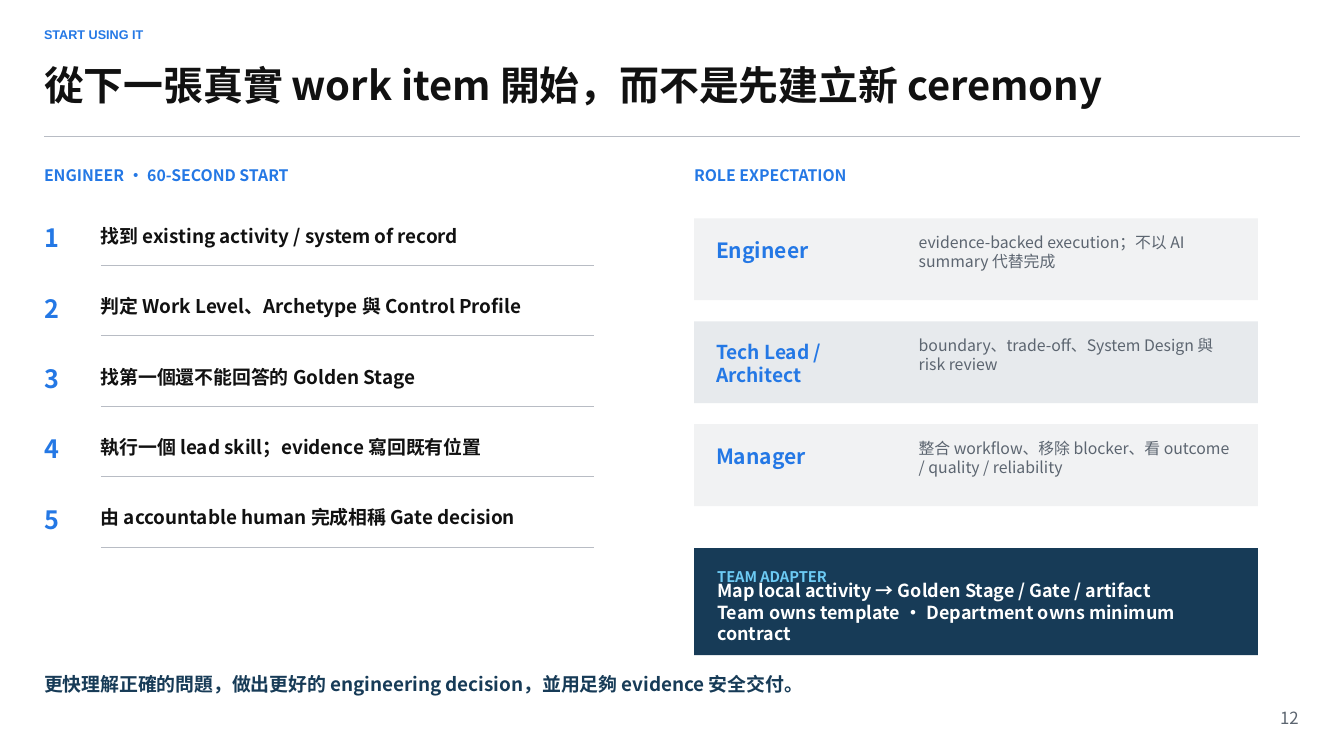
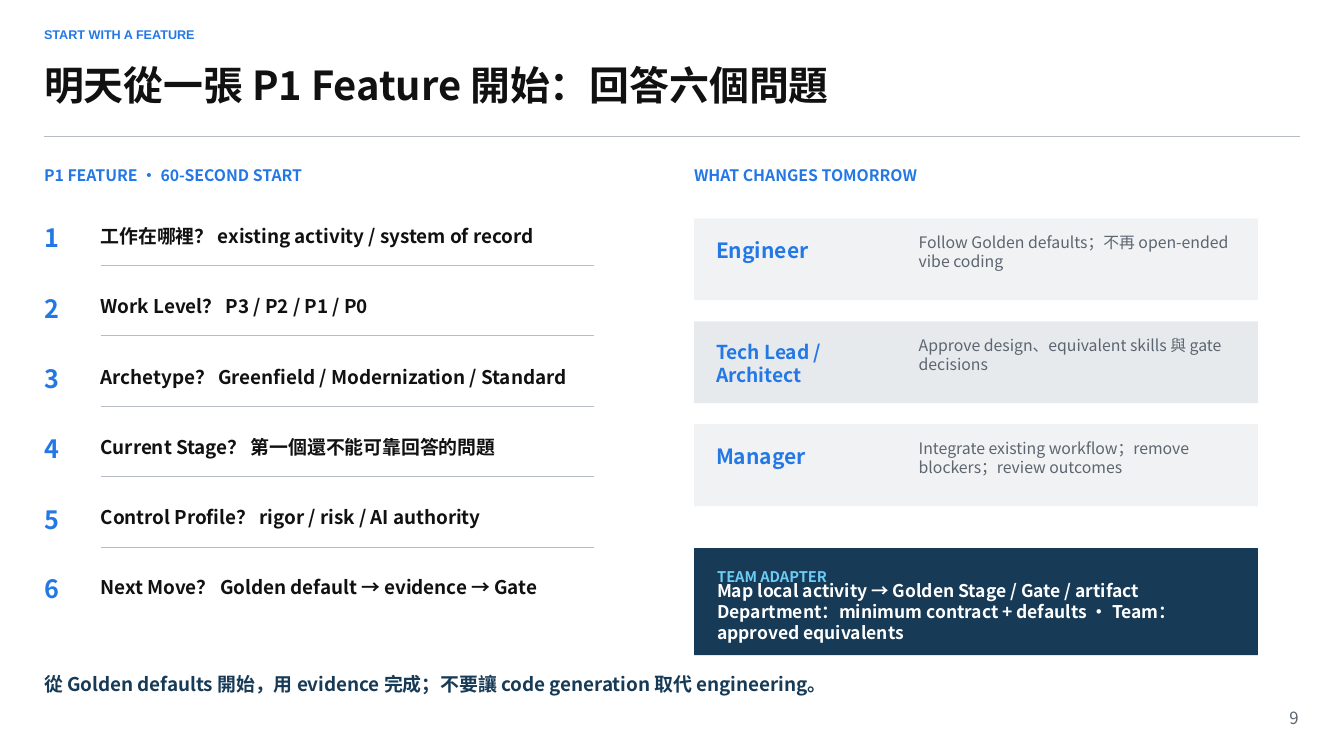
Before and after one commit to yschiang/ai_engineering, a slide deck: slide 9 of presentation/06_Training_Presentation.pptx (slide 12 before the commit). Drawn at 1344x756 pixels with LibreOffice and Linux fonts; fonts in the diff are those of the drawing. Boxes give left, top, right and bottom in pixels: in the first picture for what was removed or moved away, otherwise in the second. Text is boxed around its words. In the diff, an @@ line names an element or a change of style, - is before the commit and + after.

```diff
--- a/presentation/06_Training_Presentation.pptx
+++ b/presentation/06_Training_Presentation.pptx
@@ text at [44, 30, 195, 39]: text changed @@
-START USING IT
+START WITH A FEATURE
@@ text at [44, 66, 828, 104]: text changed @@
-從下一張真實 work item 開始，而不是先建立新 ceremony
+明天從一張 P1 Feature 開始：回答六個問題
@@ text at [44, 169, 302, 181]: text changed @@
-ENGINEER · 60-SECOND START
+P1 FEATURE · 60-SECOND START
@@ text at [694, 169, 917, 181]: text changed @@
-ROLE EXPECTATION
+WHAT CHANGES TOMORROW
@@ text at [101, 227, 533, 248]: text changed @@
-找到 existing activity / system of record
+工作在哪裡？ existing activity / system of record
@@ text at [919, 235, 1228, 271]: text changed @@
-evidence-backed execution；不以 AI summary 代替完成
+Follow Golden defaults；不再 open-ended vibe coding
@@ text at [101, 298, 368, 314]: text changed @@
-判定 Work Level、Archetype 與 Control Profile
+Work Level？ P3 / P2 / P1 / P0
@@ text at [919, 338, 1222, 370]: text changed @@
-boundary、trade-off、System Design 與 risk review
+Approve design、equivalent skills 與 gate decisions
@@ text added at [101, 368, 566, 389], 13.5 pt, text #111111, bold @@
+Archetype？ Greenfield / Modernization / Standard
@@ text at [101, 438, 496, 459]: text changed @@
-找第一個還不能回答的 Golden Stage
+Current Stage？ 第一個還不能可靠回答的問題
@@ text removed at [101, 438, 482, 457] @@
-執行一個 lead skill；evidence 寫回既有位置
@@ text at [919, 441, 1189, 475]: text changed @@
-整合 workflow、移除 blocker、看 outcome / quality / reliability
+Integrate existing workflow；remove blockers；review outcomes
@@ text at [101, 508, 481, 529]: text changed @@
-由 accountable human 完成相稱 Gate decision
+Control Profile？ rigor / risk / AI authority
@@ text added at [44, 579, 59, 599], 18 pt, text #2478E5, bold @@
+6
@@ text added at [101, 578, 538, 595], 13.5 pt, text #111111, bold @@
+Next Move？ Golden default → evidence → Gate
@@ text at [717, 579, 1139, 602]: size 12.9 to 12.5 pt in "Map local activity → Golden Stage / ..." @@
@@ text at [717, 600, 1176, 643]: text changed; size 12.9 to 12.5 pt @@
-Team owns template · Department owns minimum contract
+Department：minimum contract + defaults · Team：approved equivalents
@@ text at [44, 674, 827, 696]: text changed @@
-更快理解正確的問題，做出更好的 engineering decision，並用足夠 evidence 安全交付。
+從 Golden defaults 開始，用 evidence 完成；不要讓 code generation 取代 engineering。
@@ text at [1289, 711, 1298, 724]: text changed @@
-12
+9
```
Also in this commit, not shown: 7 other slides changed, 3 slides removed, 15 other files.
